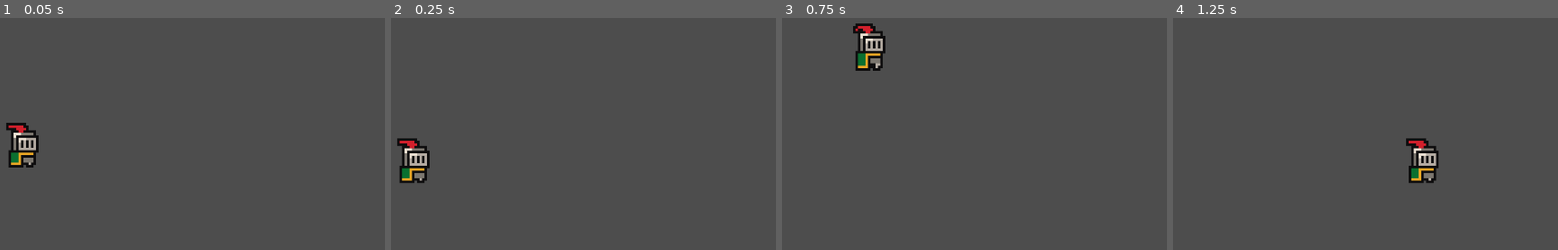
Above: before the commit, frames 1-4 (left to right).
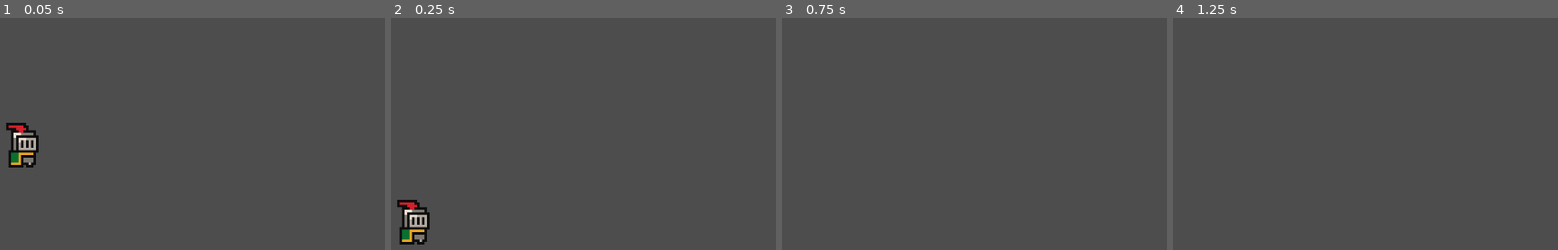
Above: after the commit, the same moments.

Repository: TypoAtLineZero/2dAdventure
Game: Godot game, scene res://scenes/game.tscn
Same seed, same stepped clock (60 frames per second), same inputs: the game is played once before the commit and once after it.
Inputs:
- Up to frame 1 (0.05 s): no input
- Up to frame 2 (0.25 s): no input
- Up to frame 3 (0.75 s): tap Enter (ui_accept) at 0.5 s; hold Right (ui_right) from 0.53 s (still down)
- Up to frame 4 (1.25 s): keep holding Right (ui_right); tap Enter (ui_accept) at 0.77 s

Frame 1 is identical in both runs. In frame 2, 2.5% of the frame differs, in the area x 1-11%, y 51-98%; in frame 3, 1.4%; in frame 4, 1.3%.

Commit message:
Adding tileMap

Diff:
--- a/scenes/game.tscn
+++ b/scenes/game.tscn
@@ -1,8 +1,6 @@
-[gd_scene load_steps=3 format=3 uid="uid://di0jf7mde8vjt"]
+[gd_scene load_steps=2 format=3 uid="uid://di0jf7mde8vjt"]
 
 [ext_resource type="PackedScene" uid="uid://iyi1kfqdubtu" path="res://scenes/player.tscn" id="1_j1m2j"]
-
-[sub_resource type="WorldBoundaryShape2D" id="WorldBoundaryShape2D_ubuqj"]
 
 [node name="game" type="Node2D"]
 
@@ -13,8 +11,5 @@
 position = Vector2(47, -3)
 zoom = Vector2(4, 4)
 
-[node name="StaticBody2D" type="StaticBody2D" parent="."]
-position = Vector2(44, 10)
-
-[node name="CollisionShape2D" type="CollisionShape2D" parent="StaticBody2D"]
-shape = SubResource("WorldBoundaryShape2D_ubuqj")
+[node name="TileMap" type="TileMap" parent="."]
+format = 2
